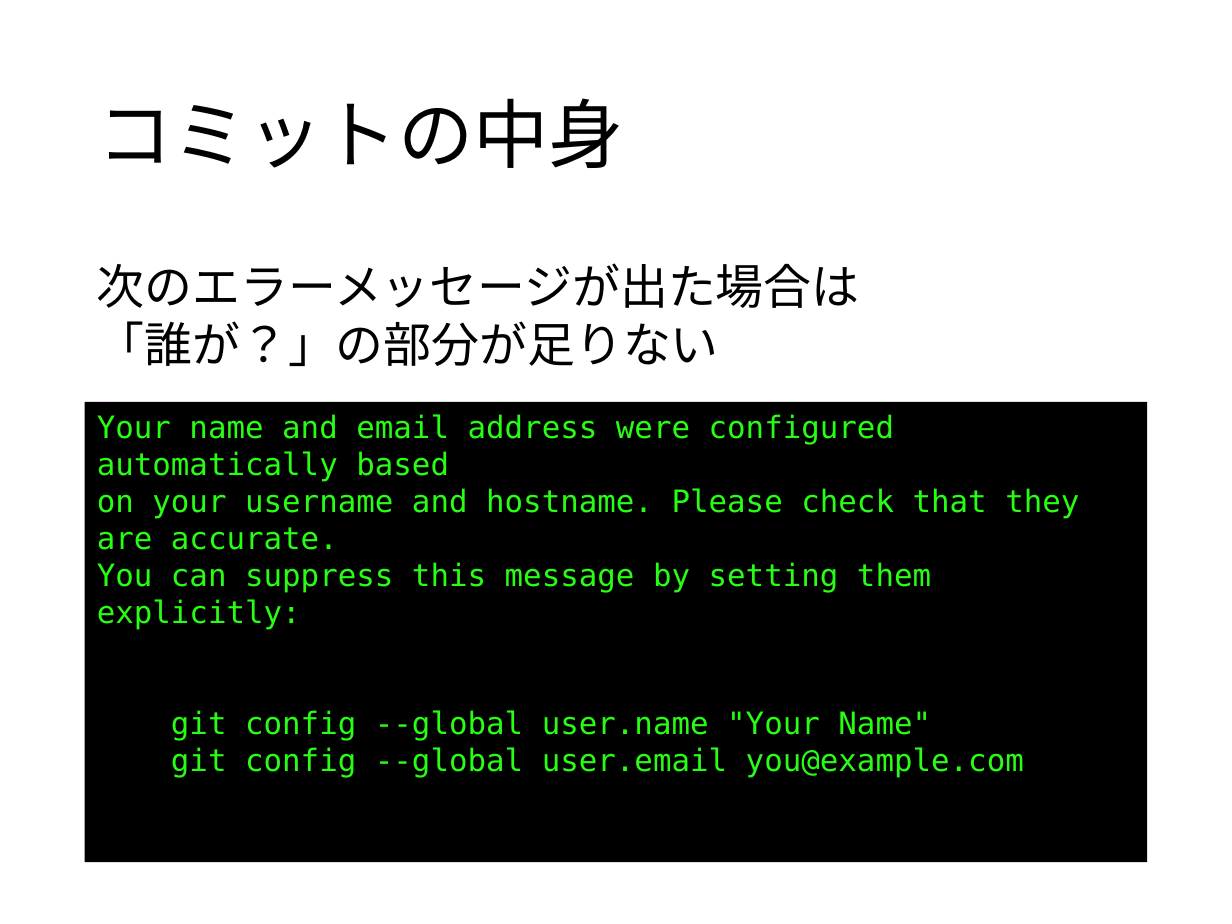
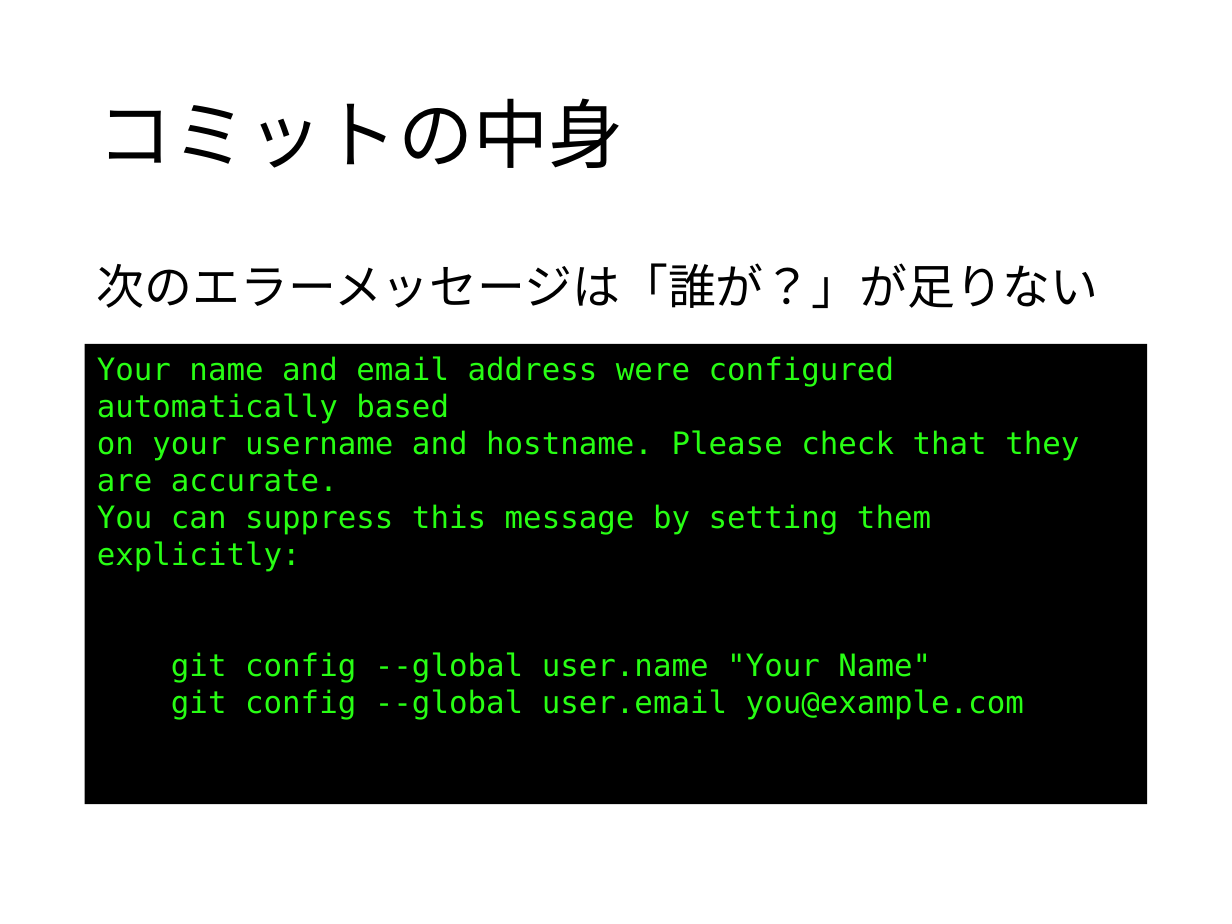
Before and after one commit to matsubara0507/learn-you-a-git-for-great-good, a slide deck: slide 9 of slide/part1.pptx. Drawn at 1232x924 pixels with LibreOffice and Linux fonts; fonts in the diff are those of the drawing; background and template pictures are left out. Boxes give left, top, right and bottom in pixels: in the first picture for what was removed or moved away, otherwise in the second. Text is boxed around its words. In the diff, an @@ line names an element or a change of style, - is before the commit and + after.

```diff
--- a/slide/part1.pptx
+++ b/slide/part1.pptx
@@ text at (97,263,1099,308): text changed @@
-次のエラーメッセージが出た場合は
-「誰が？」の部分が足りない
+次のエラーメッセージは「誰が？」が足りない
@@ rectangle "Your name and email address ...": place and size @@
-rectangle "Your name and email address ..." at (85,402,1147,862)
+rectangle "Your name and email address ..." at (85,344,1147,804)
```
Also in this commit, not shown: 3 other slides changed, 7 other files.
